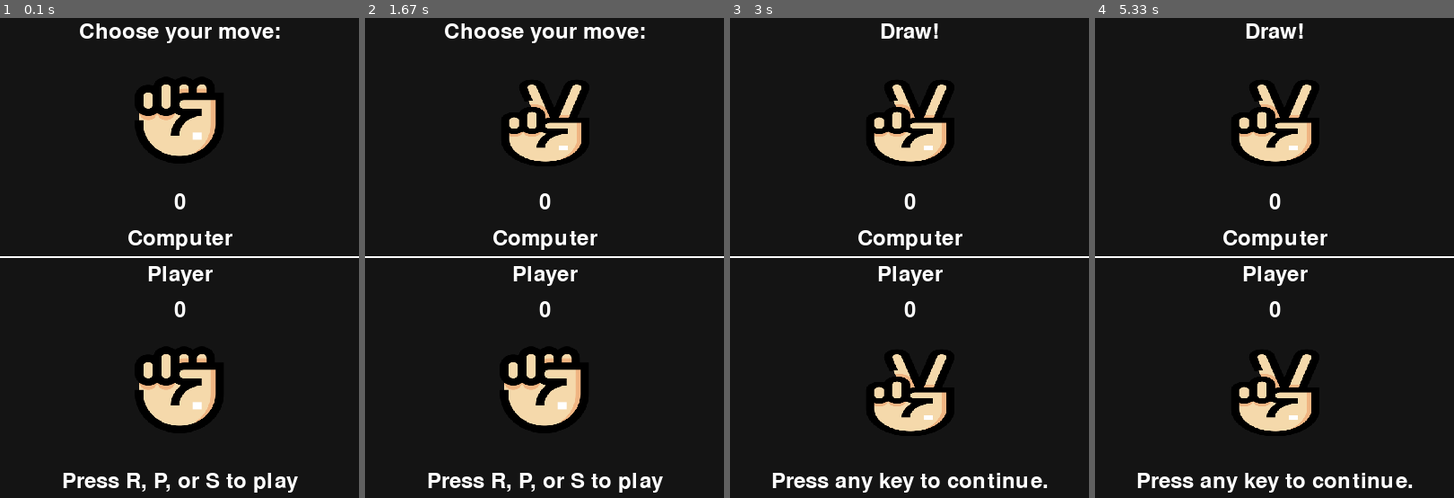
Above: before the commit, frames 1-4 (left to right).
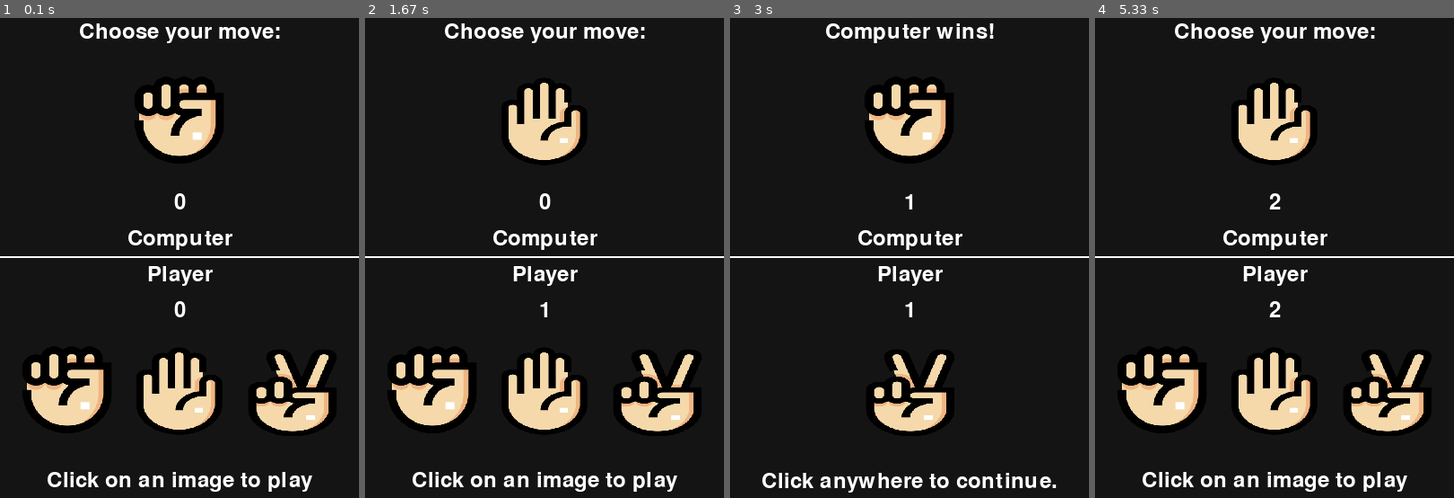
Above: after the commit, the same moments.

Repository: rohith-vp/rock-paper-scissors-pygame
Game: pygame game, started from app/main.py
The game is run twice, just before and just after one commit, with the same random seed, the same clock (stepped at 60 frames per second) and the same inputs.
Inputs (mouse positions are in pixels of both pictures, inside the frame that each line leads up to):
- Up to frame 1 (0.1 s): no input
- Up to frame 2 (1.67 s): click (655, 392) at 0.38 s; click (544, 291) at 0.72 s; click (433, 382) at 1.05 s; click (673, 445) at 1.38 s
- Up to frame 3 (3 s): click (909, 392) at 1.72 s; click (891, 397) at 2.05 s; click (898, 166) at 2.38 s; tap S at 2.67 s
- Up to frame 4 (5.33 s): click (1367, 210) at 3.05 s; click (1400, 363) at 3.88 s; click (1170, 152) at 4.22 s; click (1188, 349) at 4.55 s; click (1170, 224) at 4.88 s

The runs differ from the first frame. In frame 1, 6.2% of the frame differs, in the area x 7-92%, y 69-99%; in frame 2, 7.9%; in frame 3, 4.0%; in frame 4, 8.9%, in the area x 7-92%, y 1-99%.

Commit message:
Add mouse click support to the game. Players can now click on the rock, paper, or scissors images to make their choice.

Diff:
--- a/app/Game.py
+++ b/app/Game.py
@@ -36,7 +36,7 @@
         self.shuffling_hand = True
 
         self.top_instruction = "Choose your move:"
-        self.bottom_instruction = "Press R, P, or S to play"
+        self.bottom_instruction = "Click on an image to play"
 
         # Initialize choices and scores
         self.computer_ch = 0
@@ -92,6 +92,10 @@
         self.paper_rect_bottom = self.paper_image.get_rect()
         self.scissors_rect_bottom = self.scissors_image.get_rect()
 
+        # Create rectangles for side hands
+        self.rock_rect_left = self.rock_image.get_rect()
+        self.scissors_rect_right = self.scissors_image.get_rect()
+
         # Position computer's hand in top half (y=150)
         self.rock_rect_top.center = (200, 150)
         self.paper_rect_top.center = (200, 150)
@@ -101,6 +105,10 @@
         self.rock_rect_bottom.center = (200, 450)
         self.paper_rect_bottom.center = (200, 450)
         self.scissors_rect_bottom.center = (200, 450)
+
+        # Position the side hands
+        self.rock_rect_left.center = (75, 450)  # Left side
+        self.scissors_rect_right.center = (325, 450)  # Right side
 
 
     # Render function
@@ -148,12 +156,17 @@
             self.screen.blit(self.scissors_image, self.scissors_rect_top)
 
         # Draw player hand
-        if self.player_ch == 0:
-            self.screen.blit(self.rock_image, self.rock_rect_bottom)
-        elif self.player_ch == 1:
-            self.screen.blit(self.paper_image, self.paper_rect_bottom)
-        elif self.player_ch == 2:
-            self.screen.blit(self.scissors_image, self.scissors_rect_bottom)
+        if self.playing:
+            self.screen.blit(self.rock_image, self.rock_rect_left)  # Rock on the left
+            self.screen.blit(self.paper_image, self.paper_rect_bottom) # Paper in the middle
+            self.screen.blit(self.scissors_image, self.scissors_rect_right)  # Scissors on the right
+        else:
+            if self.player_ch == 0:
+                self.screen.blit(self.rock_image, self.rock_rect_bottom)
+            elif self.player_ch == 1:
+                self.screen.blit(self.paper_image, self.paper_rect_bottom)
+            elif self.player_ch == 2:
+                self.screen.blit(self.scissors_image, self.scissors_rect_bottom)
 
         # Update the display
         pygame.display.flip()
@@ -195,7 +208,45 @@
             self.top_instruction = "Draw!"
 
         # Update instruction for next round
-        self.bottom_instruction = "Press any key to continue."
+        self.bottom_instruction = "Click anywhere to continue."
+
+
+    def handle_mouse_click(self, pos):
+        """Handle mouse clicks on the game images.
+
+        During gameplay:
+        - Left rock image: Select Rock (0)
+        - Center image: Select Paper (1)
+        - Right scissors image: Select Scissors (2)
+
+        After round:
+        - Any click: Start new round
+        """
+        if self.playing:
+            # Check if click is on any of the bottom images
+            if self.rock_rect_left.collidepoint(pos):
+                self.player_ch = 0  # Rock
+                self.shuffling_hand = False
+            elif self.paper_rect_bottom.collidepoint(pos):
+                self.player_ch = 1  # Paper
+                self.shuffling_hand = False
+            elif self.scissors_rect_right.collidepoint(pos):
+                self.player_ch = 2  # Scissors
+                self.shuffling_hand = False
+            else:
+                return  # Click was not on any image
+
+            # Process round end
+            self.playing = False
+            self.shuffling_hand = False
+            self.random_choice()
+            self.score()
+        else:
+            # Start new round
+            self.playing = True
+            self.shuffling_hand = True
+            self.top_instruction = "Choose your move:"
+            self.bottom_instruction = "Click on an image to play"
 
 
     def handle_keypress(self, key):
@@ -240,7 +291,7 @@
         """Main game loop.
 
         Handles:
-        - Event processing (quit signals and keyboard input)
+        - Event processing (quit signals, keyboard input, and mouse clicks)
         - Computer hand animation
         - Screen rendering
 
@@ -250,6 +301,10 @@
         for event in pygame.event.get():
             if event.type == pygame.QUIT:
                 self.running = False
+            elif event.type == pygame.MOUSEBUTTONDOWN:
+                # Handle mouse clicks
+                if event.button == 1:  # Left click
+                    self.handle_mouse_click(event.pos)
             elif event.type == pygame.KEYDOWN:
                 # Handle Alt+F4 for graceful exit
                 if event.key == pygame.K_F4 and pygame.key.get_mods() & pygame.KMOD_ALT:
